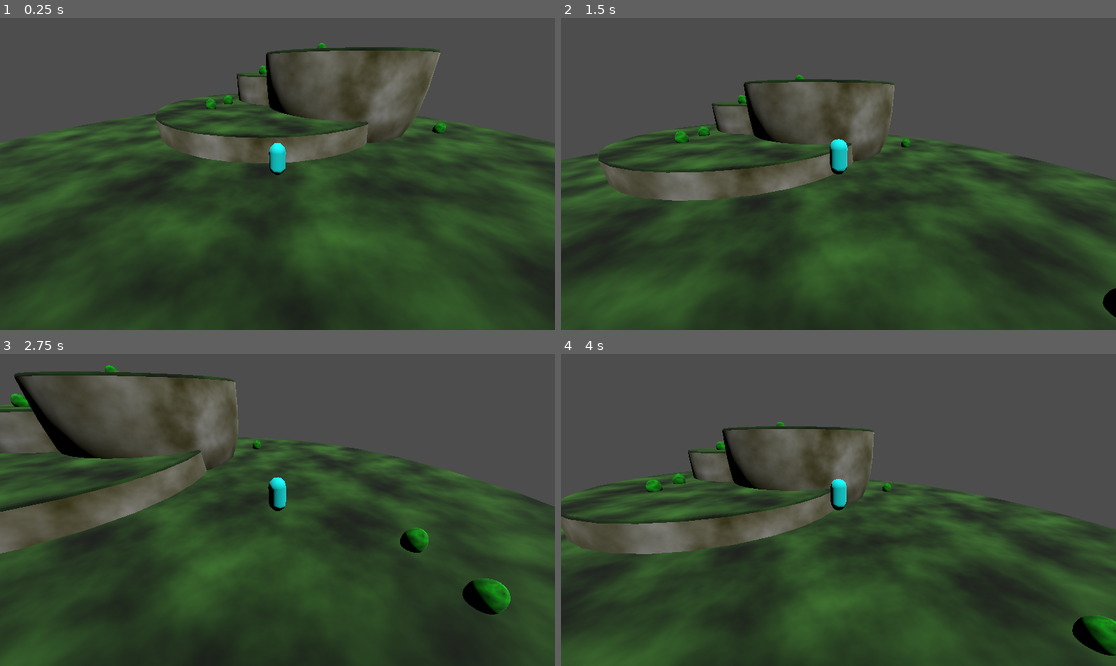
Above: before the commit, frames 1-4 (two rows, left to right).
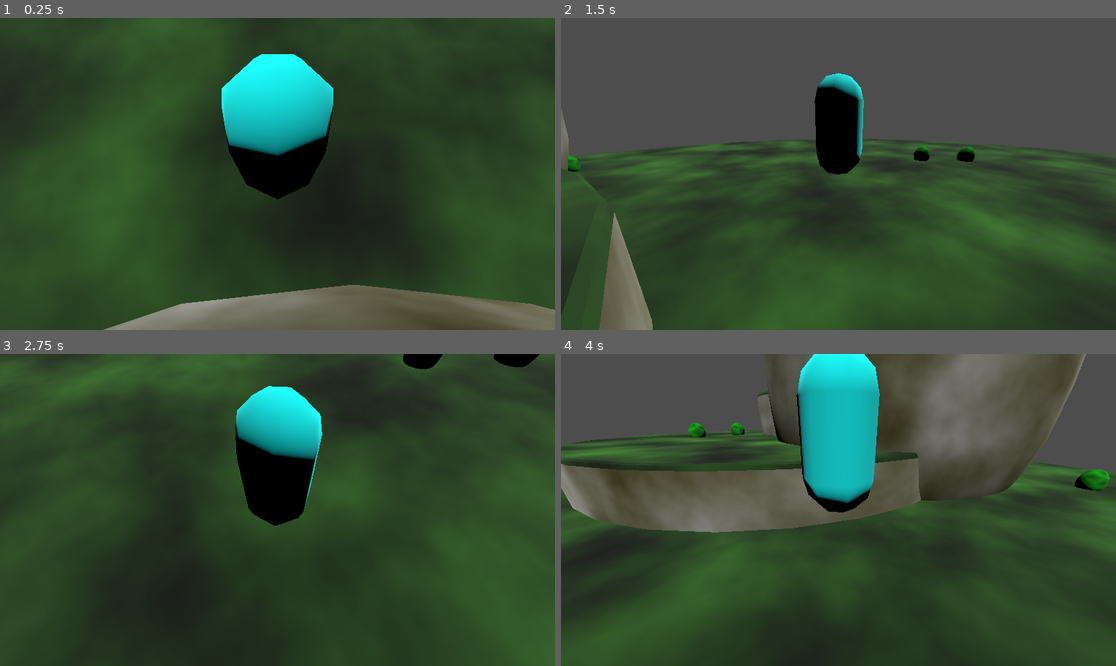
Above: after the commit, the same moments.

Repository: KaletheQuick/adventure-mode-godot
Game: Godot game, scene res://scenes/level_test.tscn
Same seed, same stepped clock (60 frames per second), same inputs: the game is played once before the commit and once after it.
Inputs:
- Up to frame 1 (0.25 s): no input
- Up to frame 2 (1.5 s): tap Enter (ui_accept) at 0.5, 0.77 s; hold Right (ui_right) 0.53-1.28 s; hold Down (ui_down) from 1.28 s (still down)
- Up to frame 3 (2.75 s): tap Enter (ui_accept) at 1.52 s; release Down (ui_down) at 2.03 s; hold Right (ui_right) from 2.03 s (still down)
- Up to frame 4 (4 s): release Right (ui_right) at 2.78 s; hold Up (ui_up) 2.78-3.53 s; tap Enter (ui_accept) at 3.02, 3.77 s; hold Left (ui_left) from 3.53 s (still down)

The runs differ from the first frame. In frame 1, 62% of the frame differs, in the area x 0-100%, y 0-100%; in frame 2, 25%; in frame 3, 51%; in frame 4, 42%.

Commit message:
Update camera_control.gd

Diff:
--- a/scripts/camera_control.gd
+++ b/scripts/camera_control.gd
@@ -1,7 +1,8 @@
 extends Camera3D
 
 @export var target_current : Node3D
-
+@export var distance = 5.0
+var distance_to_target: float
 # Called when the node enters the scene tree for the first time.
 func _ready():
 	pass # Replace with function body.
@@ -11,3 +12,9 @@
 func _process(delta):
 	if is_instance_valid(target_current):
 		look_at(target_current.global_position)
+
+		var target_position = target_current.global_transform.origin
+		var distance_to_target = target_current.global_transform.origin.distance_to(global_transform.origin)
+		if distance_to_target > 8.0:
+			global_transform.origin = target_current.global_transform.origin - target_current.global_transform.basis.z
+			global_transform.origin.y = 3.0
